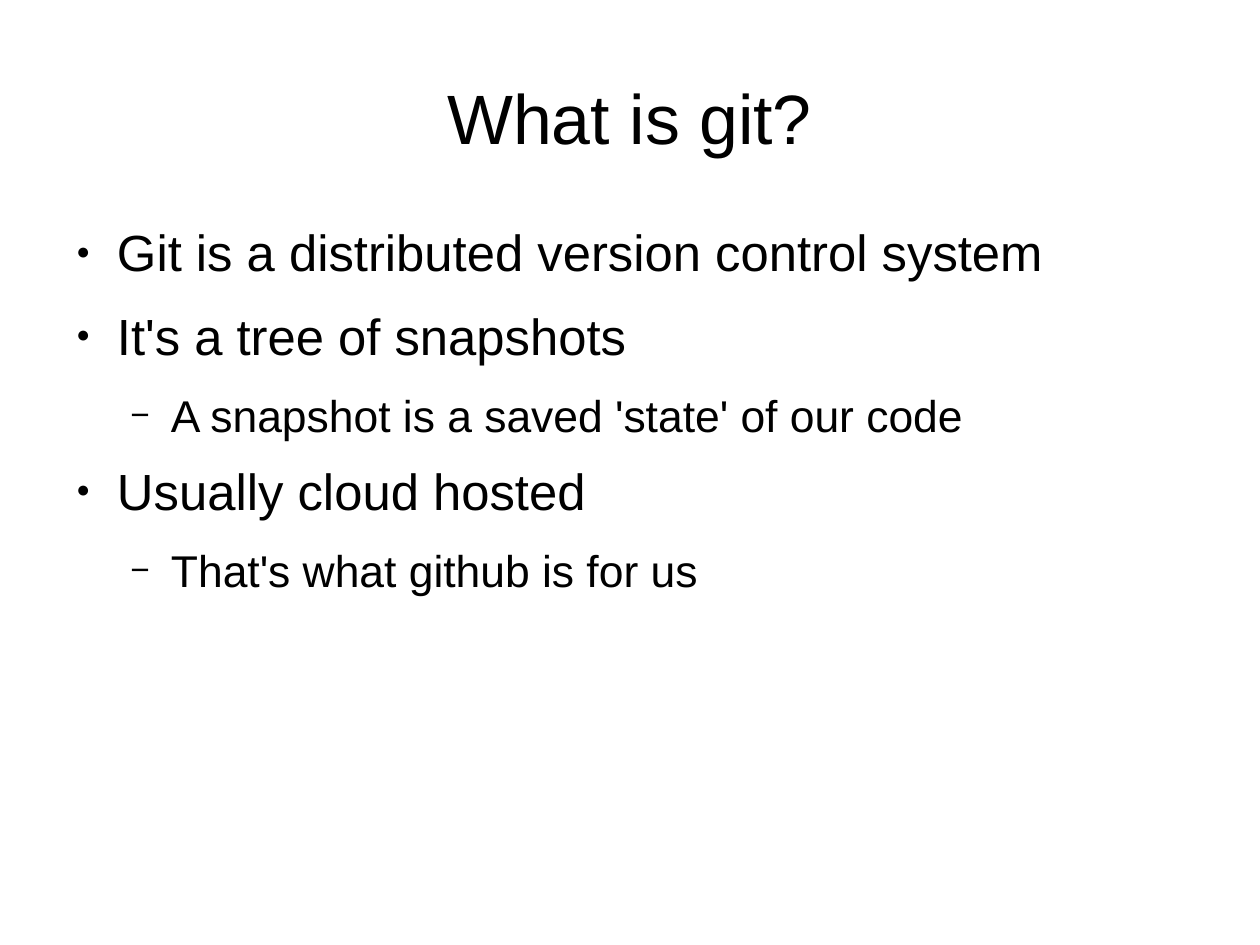
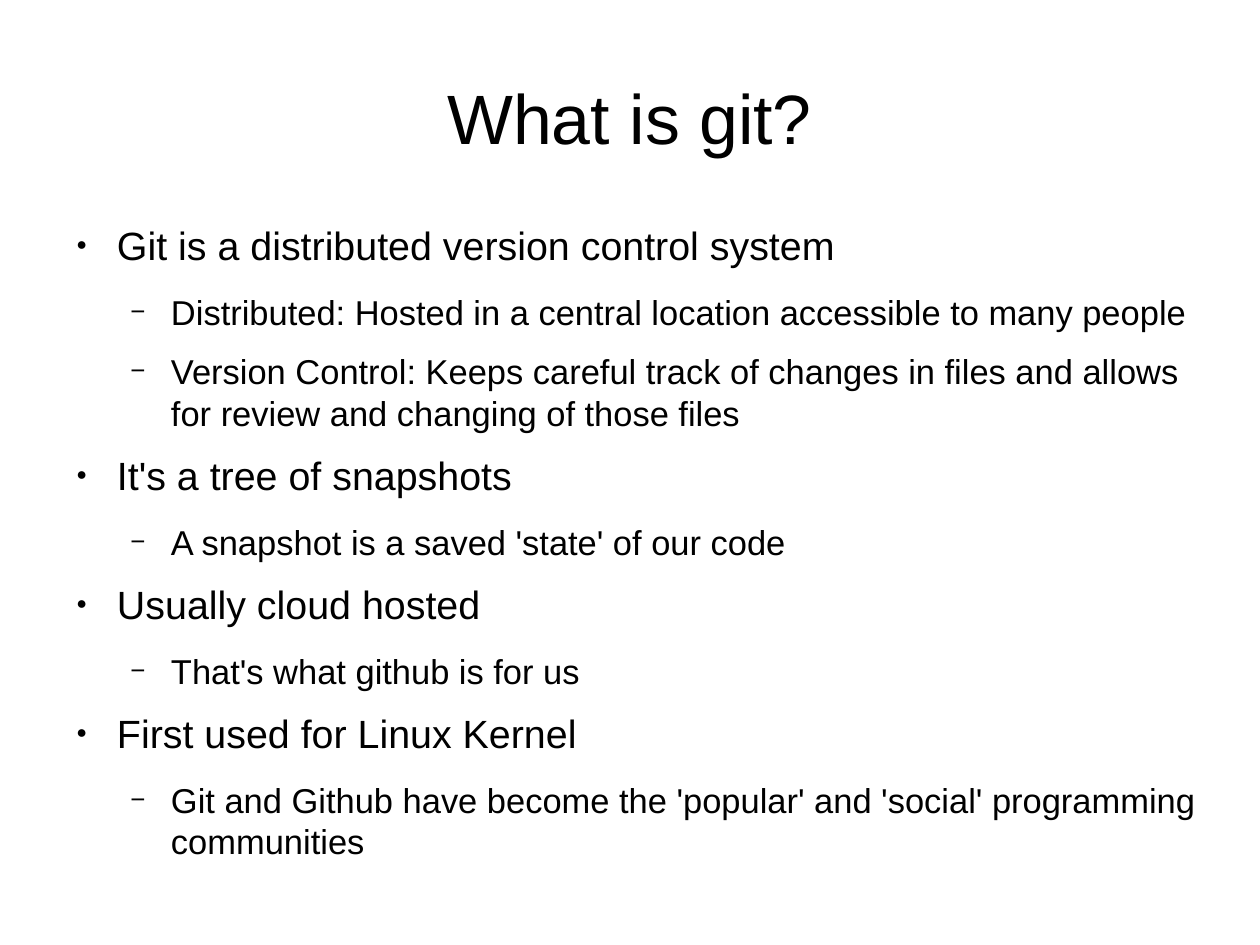
Before and after one commit to UMKCRobotics/Chris-Git-Presentation, a slide deck: slide 2 of presentation.odp. Drawn at 1260x945 pixels with LibreOffice and Linux fonts; fonts in the diff are those of the drawing. Boxes give left, top, right and bottom in pixels: in the first picture for what was removed or moved away, otherwise in the second. Text is boxed around its words. In the diff, an @@ line names an element or a change of style, - is before the commit and + after.

```diff
--- a/presentation.odp
+++ b/presentation.odp
@@ text at [117,231,835,690]: size 32 to 24.8 pt in "Git is a distributed version control system", "It's a tree of snapshots", "Usually cloud hosted"; size 28 to 21.7 pt in "A snapshot is a saved 'state' of ...", "That's what github is for us" @@
@@ text at [171,300,1186,432]: paragraphs added @@
+  − Distributed: Hosted in a central location accessible to many people
+  − Version Control: Keeps careful track of changes in files and allows for review and changing of those files
@@ text at [117,719,1195,855]: paragraphs added @@
+● First used for Linux Kernel
+  − Git and Github have become the 'popular' and 'social' programming communities
```
Also in this commit, not shown: 11 other slides changed, 1 slide added.
